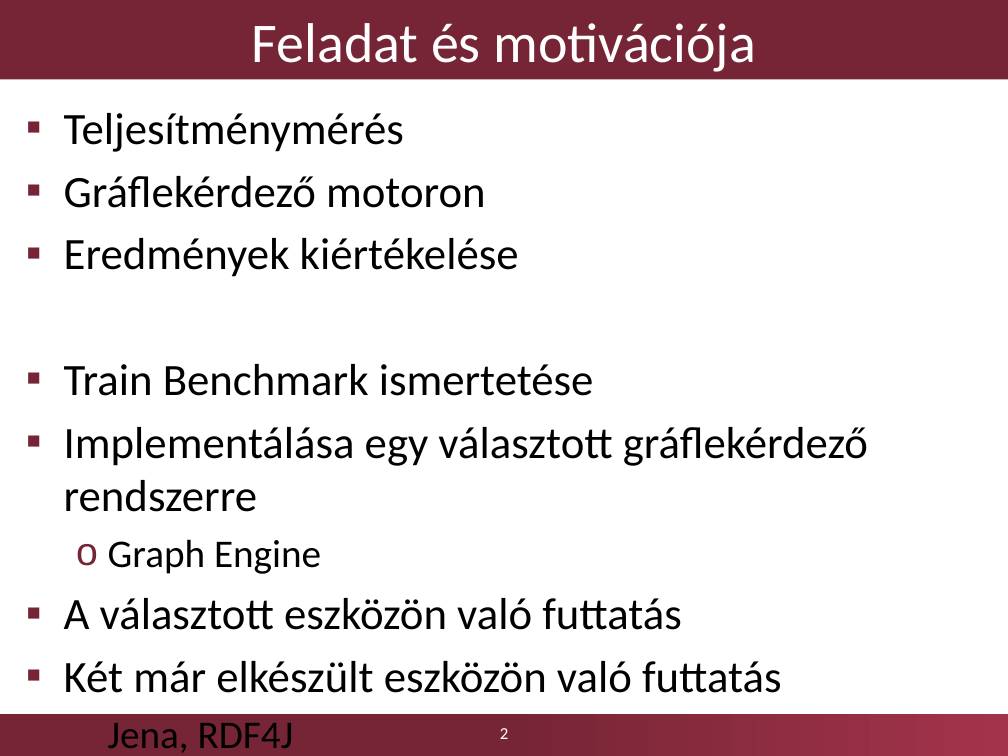
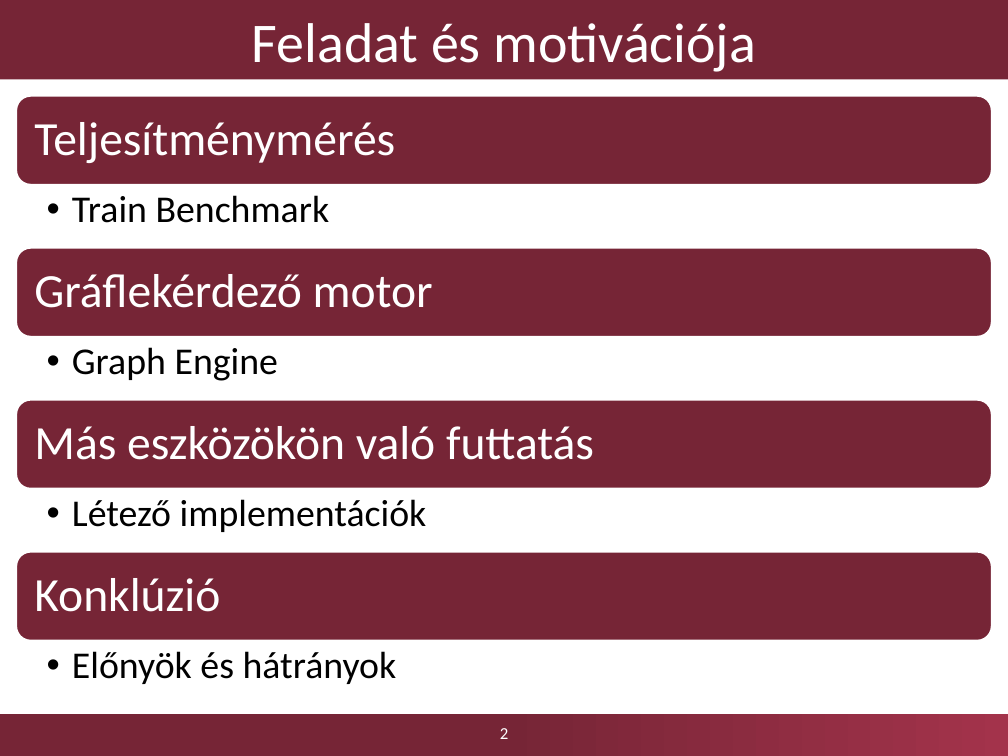
Before and after one commit to Kreestof/szakdolgozat-presentation, a slide deck: slide 2 of Dobosy_Kristof_szakdolgozat_2017_GraphEngine_0.pptx. Drawn at 1008x756 pixels with LibreOffice and Linux fonts; fonts in the diff are those of the drawing; background and template pictures are left out. Boxes give left, top, right and bottom in pixels: in the first picture for what was removed or moved away, otherwise in the second. Text is boxed around its words. In the diff, an @@ line names an element or a change of style, - is before the commit and + after.

```diff
--- a/Dobosy_Kristof_szakdolgozat_2017_GraphEngine_0.pptx
+++ b/Dobosy_Kristof_szakdolgozat_2017_GraphEngine_0.pptx
@@ text removed at (64,113,868,753) @@
-▪ Teljesítménymérés
-▪ Gráflekérdező motoron
-▪ Eredmények kiértékelése
-▪ Train Benchmark ismertetése
-▪ Implementálása egy választott gráflekérdező rendszerre
-  o Graph Engine
-▪ A választott eszközön való futtatás
-▪ Két már elkészült eszközön való futtatás
-  o Jena, RDF4J
-▪ Eredmények kiértékelése
-▪ Konklúzió levonása
@@ group added at (16,96,993,684): 8 texts, 4 rounded rectangles @@
+Teljesítménymérés
+  • Train Benchmark
+Gráflekérdező motor
+  • Graph Engine
+Más eszközökön való futtatás
+  • Létező implementációk
+Konklúzió
+  • Előnyök és hátrányok
```
Also in this commit, not shown: 7 other slides changed, 2 slides added, 3 other files.
